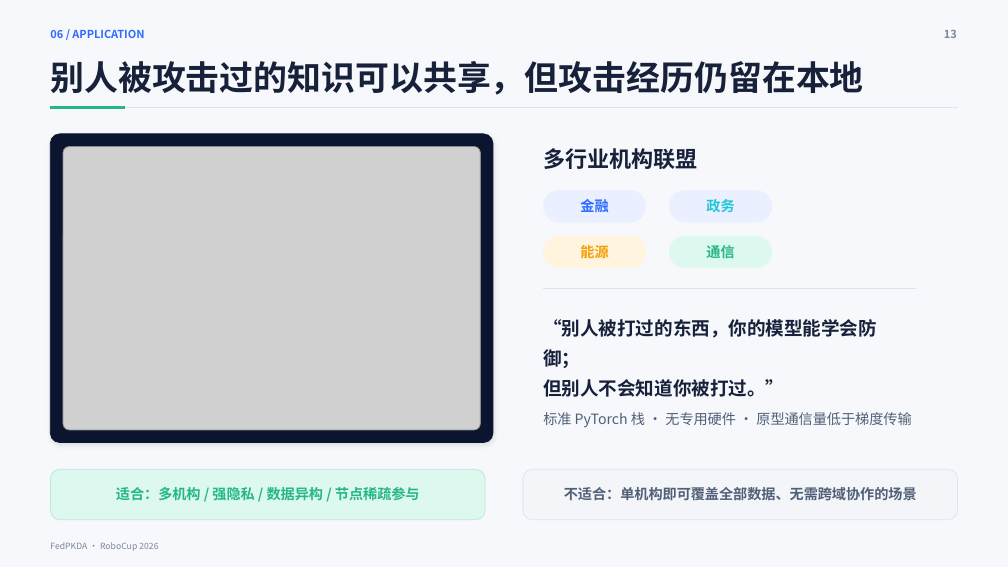
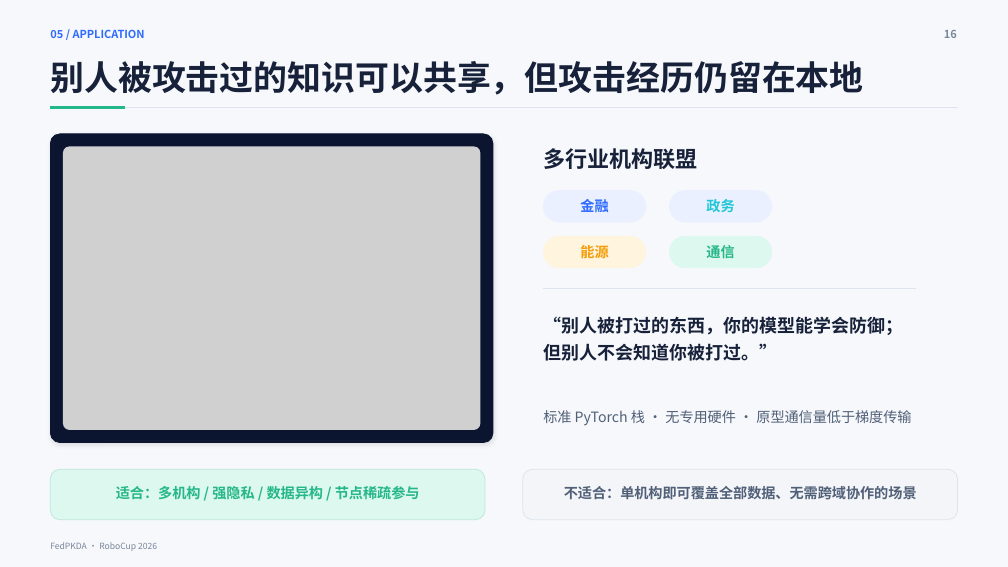
Before and after one commit to IridiumNan/FedPKDA-robocup, a slide deck: slide 18 of ppt/FedPKDA_RoboCup_presentation.pptx (slide 13 before the commit). Drawn at 1008x567 pixels with LibreOffice and Linux fonts; fonts in the diff are those of the drawing; grey boxes stand for pictures. Boxes give left, top, right and bottom in pixels: in the first picture for what was removed or moved away, otherwise in the second. Text is boxed around its words. In the diff, an @@ line names an element or a change of style, - is before the commit and + after.

```diff
--- a/ppt/FedPKDA_RoboCup_presentation.pptx
+++ b/ppt/FedPKDA_RoboCup_presentation.pptx
@@ text at [50,29,145,38]: text changed @@
-06 / APPLICATION
+05 / APPLICATION
@@ text at [944,30,957,38]: text changed @@
-13
+16
@@ text "“别人被打过的东西，你的模型能学会防御；" at [543,316,903,361]: size 17.7 to 17.2 pt; line spacing 1.35 to 1.25 @@
@@ text "标准 PyTorch 栈 · 无专用硬件 ..." at [543,410,911,425]: line spacing 1.08 to 0.98 @@
@@ rounded rectangle at [51,470,485,520]: outline #BDE7D9 0.75 pt to #BDE7D9 0.74 pt @@
@@ rounded rectangle at [523,470,958,520]: outline #DDE4EE 0.75 pt to #DDE4EE 0.74 pt @@
```
Also in this commit, not shown: 11 other slides changed, 8 slides added, 3 slides removed.
